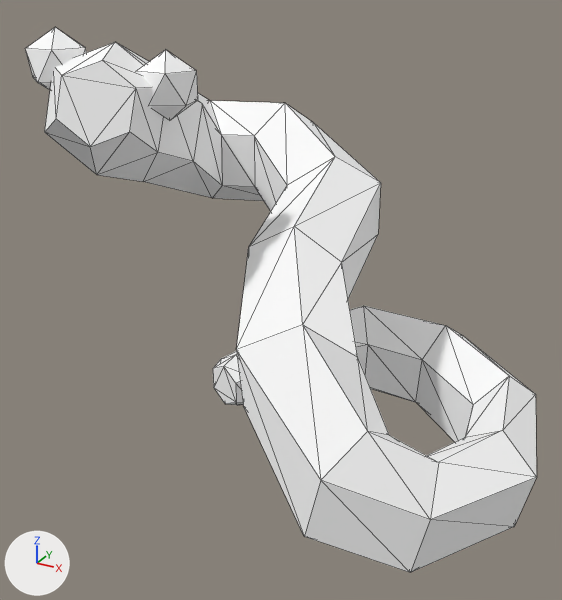
An edit to the glTF model frontend/assets/models3d/packs/quaternius-fbx/worm.glb, drawn before and after from the same camera.
The view is the same before and after, from a 50 mm camera at (1.33, -2.64, 2.08) aimed at (-0.07, -0.08, 0.8). The lights are fixed; the arrows at lower left show +X, +Y and +Z. The first picture is the older version. Mesh edges are drawn as thin lines. Where no turn or scale is listed for an object, it has been applied to the vertices.

In view in the first picture: 'Worm'.
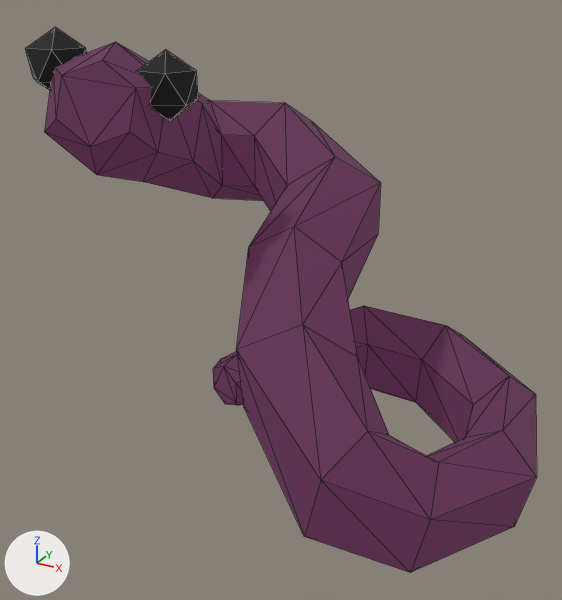
Boxes (x1, y1, x2, y2) around the edits, measured in the pictures (562 x 600 px):
'Worm', recoloured, surface changed (white to dark purple)
    both: (25, 27, 537, 573)

Diff of the bpy script that builds the scene:
```diff
--- a/frontend/assets/models3d/packs/quaternius-fbx/worm.glb.py
+++ b/frontend/assets/models3d/packs/quaternius-fbx/worm.glb.py
@@ mat_material_0 @@
 mat_material_0 = principled_material('Material_0')
-mat_material_0.base_color = (1.0, 1.0, 1.0)  # white #ffffff
+mat_material_0.base_color = (0.0578, 0.0128, 0.0405)  # dark purple #441e39
 mat_material_0.roughness = 0.85
+mat_material_0.emission_strength = 1.0
+mat_material_0.emission_color = (0.0578, 0.0128, 0.0405)  # dark purple #441e39
@@ mat_material_1 @@
 mat_material_1 = principled_material('Material_1')
-mat_material_1.base_color = (1.0, 1.0, 1.0)  # white #ffffff
+mat_material_1.base_color = (0.00256, 0.00256, 0.00256)  # black #080808
 mat_material_1.roughness = 0.85
```
